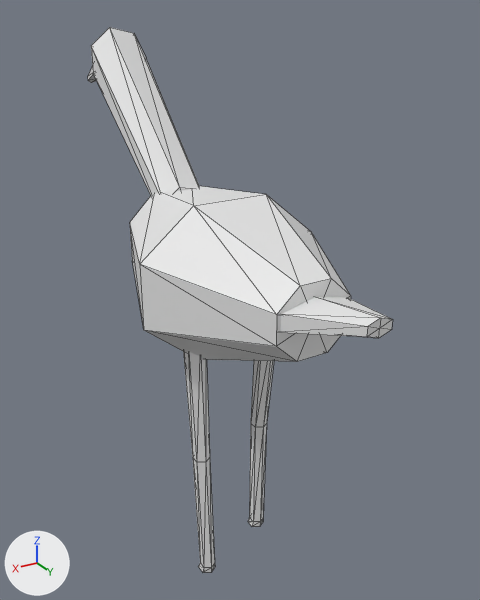
Before and after pictures for a commit that changed the OBJ model data/animals/ema/eat/3.obj.
Rendered twice from a 50 mm camera at (0.754, 1.296, 1.415) aimed at (-0.084, -0.101, 0.716). Lighting does not change. The marker at lower left points along +X, +Y and +Z. The first picture is the older version. Mesh edges are drawn as thin lines. Where no turn or scale is listed for an object, it has been applied to the vertices.

In view in the first picture: 'ema_eat_3'.
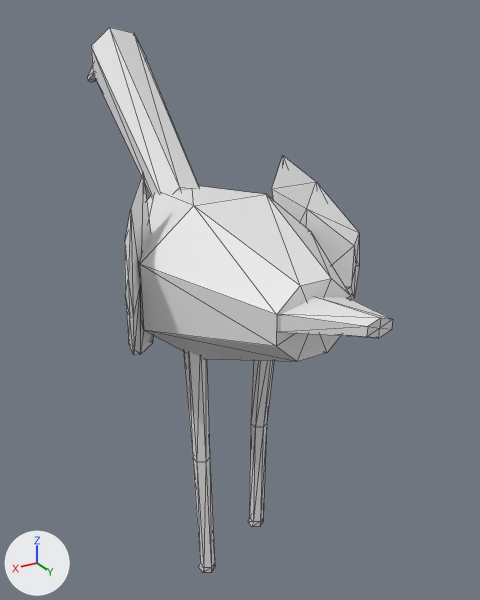
The change, as JSON lines over the scene's bpy script:
```json
{"block": "me_ema_eat_3", "where": "# used by ob_ema_eat_3; location = (0.0, 0.0, 0.0)"}
{"op": "remove", "block": "me_ema_eat_3", "code": "me_ema_eat_3.from_pydata(...)  # 122 vertices, 220 faces; spans x -0.234..0.234, y -0.793..0.517, z 0.0..1.382"}
{"op": "add", "block": "me_ema_eat_3", "code": "me_ema_eat_3.from_pydata(...)  # 156 vertices, 280 faces; spans x -0.312..0.31, y -0.793..0.517, z 0.0..1.382"}
{"block": "me_ema_eat_3", "change": "me_ema_eat_3 part 1: a new loose piece of 17 vertices spanning x -0.312..-0.167, y -0.083..0.102, z 0.665..1.092"}
{"block": "me_ema_eat_3", "change": "me_ema_eat_3 part 2: a new loose piece of 17 vertices spanning x 0.162..0.31, y -0.084..0.102, z 0.665..1.092"}
```

Pixel boxes (x1, y1, x2, y2) of what changed, in the pictures (480 x 600 px):
```json
{"part": 1, "of": "me_ema_eat_3", "change": "added", "after": [272, 156, 359, 299]}
{"part": 2, "of": "me_ema_eat_3", "change": "added", "after": [125, 174, 153, 355]}
```
